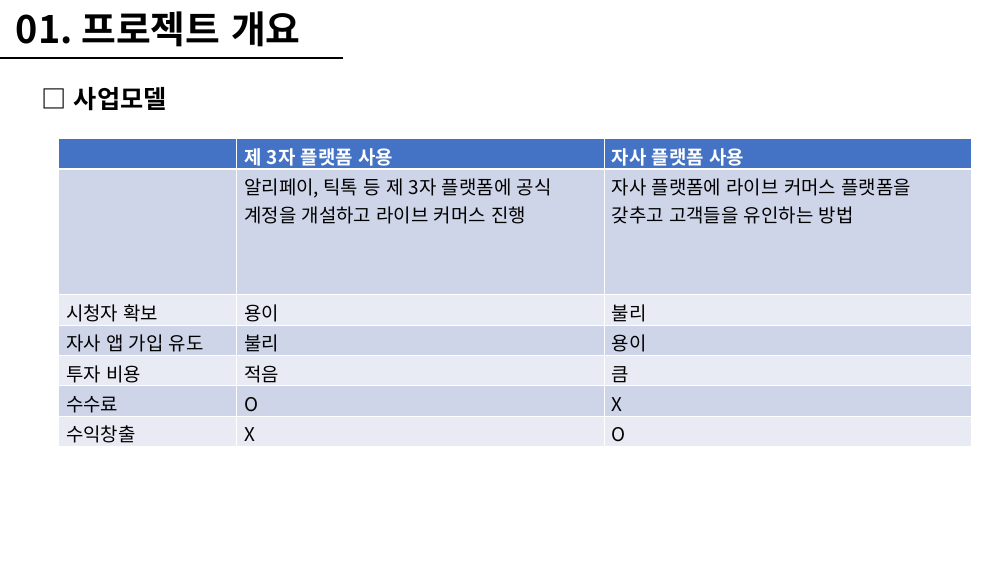
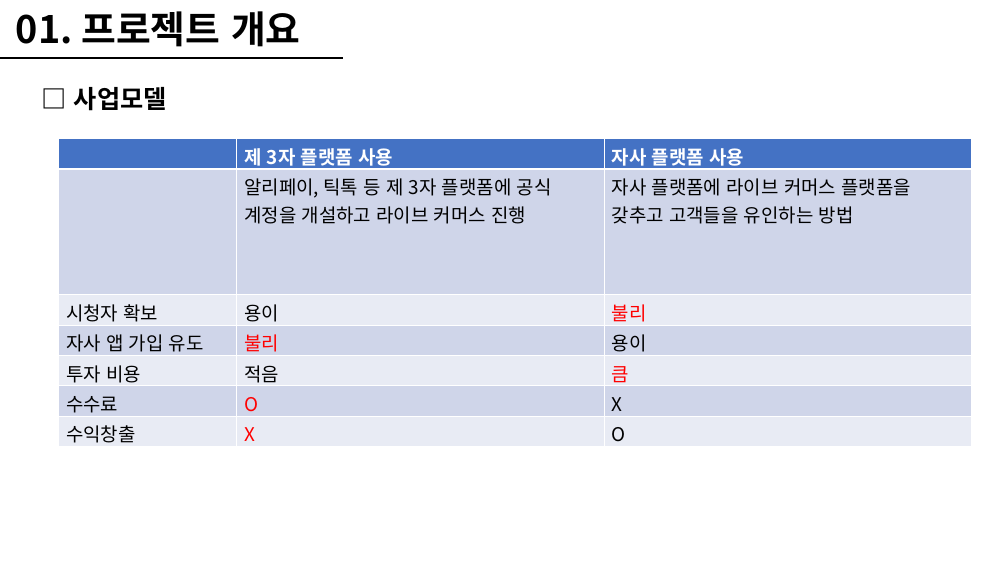
Before and after one commit to hennylee/Hana-Exchange-Payment-Project, a slide deck: slide 7 of 프로젝트계획서(상세)이해니_금융라이브커머스_2차_20210702.pptx (slide 4 before the commit). Drawn at 1008x567 pixels with LibreOffice and Linux fonts; fonts in the diff are those of the drawing. Boxes give left, top, right and bottom in pixels: in the first picture for what was removed or moved away, otherwise in the second. Text is boxed around its words. In the diff, an @@ line names an element or a change of style, - is before the commit and + after.

```diff
--- a/프로젝트계획서(상세)이해니_금융라이브커머스_2차_20210702.pptx
+++ b/프로젝트계획서(상세)이해니_금융라이브커머스_2차_20210702.pptx
@@ table at (58,138,972,447) @@
@@ text colour #000000 to #FF0000 in "불리", "불리", "큼", "O" and 1 more places @@
```
Also in this commit, not shown: 1 other slide changed, 4 slides added, 1 other file.
